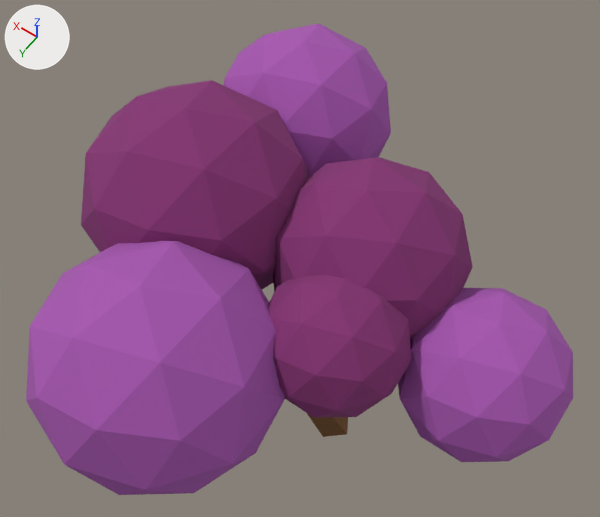
The glTF model frontend/src/assets/tree1.glb, before and after one commit.
Camera for both pictures: a camera (50 mm lens) standing at (-5.54, 9.52, 21.71) and looking at (1.15, 0.15, 6.98). Arrows for +X, +Y and +Z are at upper left; the lights stay in place. The first picture is the older version. Where no turn or scale is listed for an object, it has been applied to the vertices.
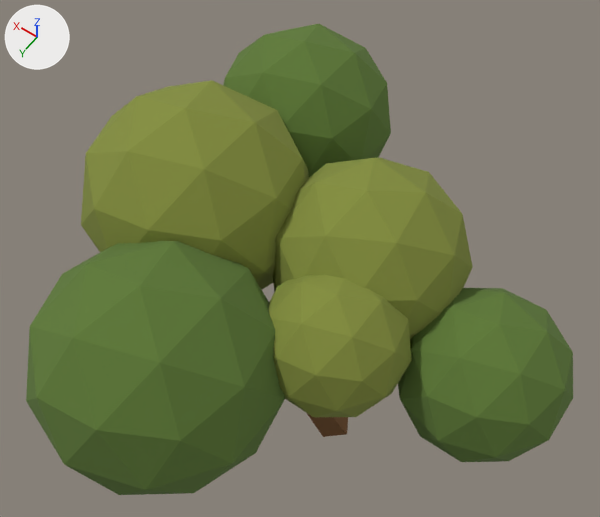
The change, as a list of edits to the scene's bpy script:
```text
Add mat_offgreen_001:
    mat_offgreen_001 = principled_material('offgreen.001')
    mat_offgreen_001.base_color = (0.229, 0.271, 0.0453)  # yellow #848e3c
    mat_offgreen_001.roughness = 1.0
Add mat_green_001:
    mat_green_001 = principled_material('green.001')
    mat_green_001.base_color = (0.11, 0.192, 0.0353)  # dark green #5d7935
    mat_green_001.roughness = 1.0
Change me_icosphere:
    where me_icosphere.from_pydata(...)  # 42 vertices, 80 faces; spans x -1.66..1.66, y -1.75..1.75, z -1.75..1.75
    remove me_icosphere.materials.append(mat_pink_001)  # pink #a656af
    add me_icosphere.materials.append(mat_green_001)  # dark green #5d7935
Change me_icosphere_002:
    where me_icosphere_002.from_pydata(...)  # 42 vertices, 80 faces; spans x -2.03..2.03, y -2.04..2.04, z -2.06..2.06
    remove me_icosphere_002.materials.append(mat_offpink_001)  # purple #853373
    add me_icosphere_002.materials.append(mat_offgreen_001)  # yellow #848e3c
Change me_icosphere_003:
    where me_icosphere_003.from_pydata(...)  # 42 vertices, 80 faces; spans x -1.41..1.41, y -1.48..1.48, z -1.48..1.48
    remove me_icosphere_003.materials.append(mat_offpink_001)  # purple #853373
    add me_icosphere_003.materials.append(mat_offgreen_001)  # yellow #848e3c
Change me_icosphere_004:
    where me_icosphere_004.from_pydata(...)  # 42 vertices, 80 faces; spans x -2.36..2.36, y -2.48..2.48, z -2.48..2.48
    remove me_icosphere_004.materials.append(mat_pink_001)  # pink #a656af
    add me_icosphere_004.materials.append(mat_green_001)  # dark green #5d7935
Change me_icosphere_005:
    where me_icosphere_005.from_pydata(...)  # 42 vertices, 80 faces; spans x -1.92..1.92, y -2.02..2.02, z -2.02..2.02
    remove me_icosphere_005.materials.append(mat_pink_001)  # pink #a656af
    add me_icosphere_005.materials.append(mat_green_001)  # dark green #5d7935
Change me_icosphere_006:
    where me_icosphere_006.from_pydata(...)  # 42 vertices, 80 faces; spans x -2.29..2.29, y -2.41..2.41, z -2.41..2.41
    remove me_icosphere_006.materials.append(mat_offpink_001)  # purple #853373
    add me_icosphere_006.materials.append(mat_offgreen_001)  # yellow #848e3c
```

Changed parts and their boxes [x1, y1, x2, y2] in the pictures (600 x 517 px):
'Icosphere.003', recoloured (pink to dark green): [26, 241, 285, 495] in both
'Icosphere.005', recoloured: [81, 80, 309, 290] in both
'Icosphere', recoloured (pink to dark green): [398, 288, 573, 462] in both
'Icosphere.001', recoloured: [272, 157, 473, 339] in both
'Icosphere.002', recoloured: [269, 275, 411, 417] in both
'Icosphere.004', recoloured (pink to dark green): [223, 24, 391, 177] in both
